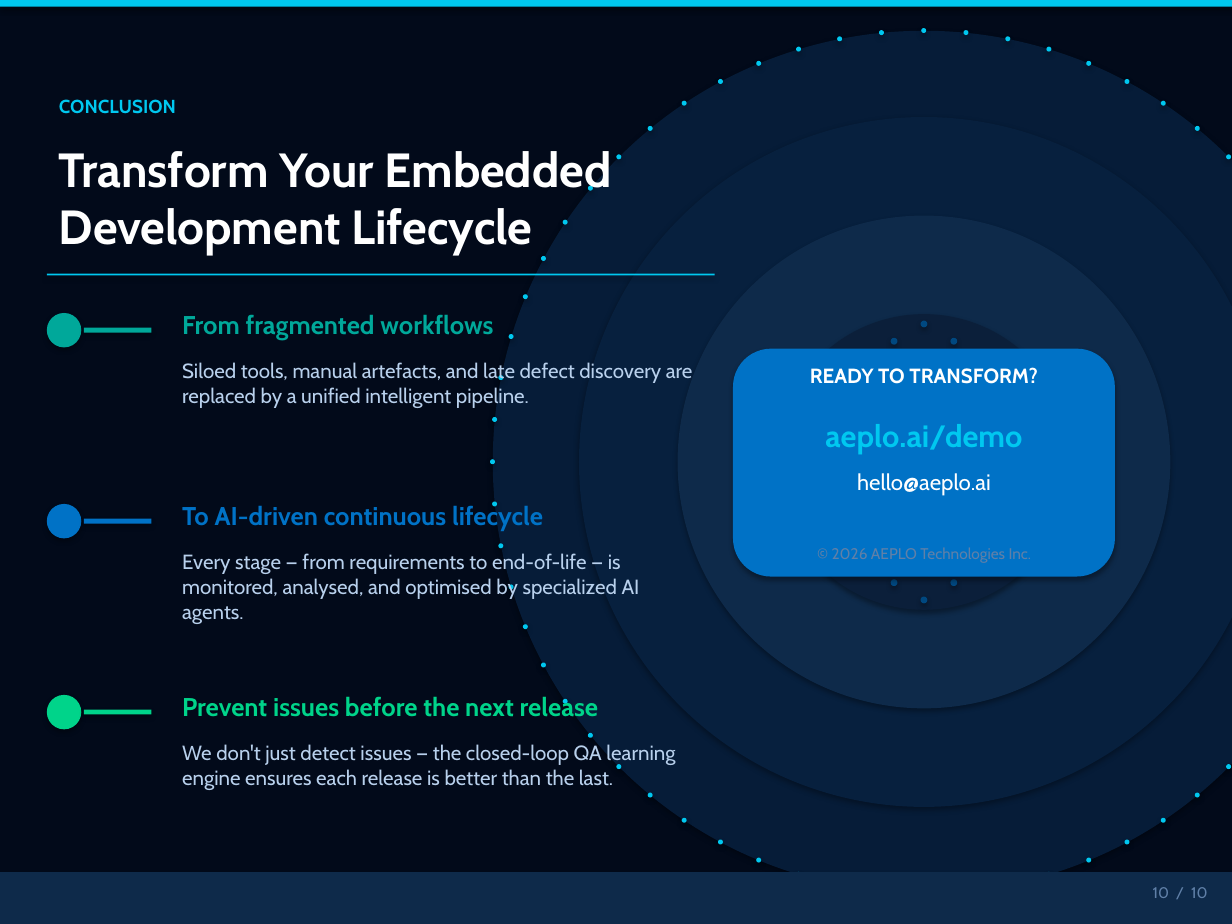
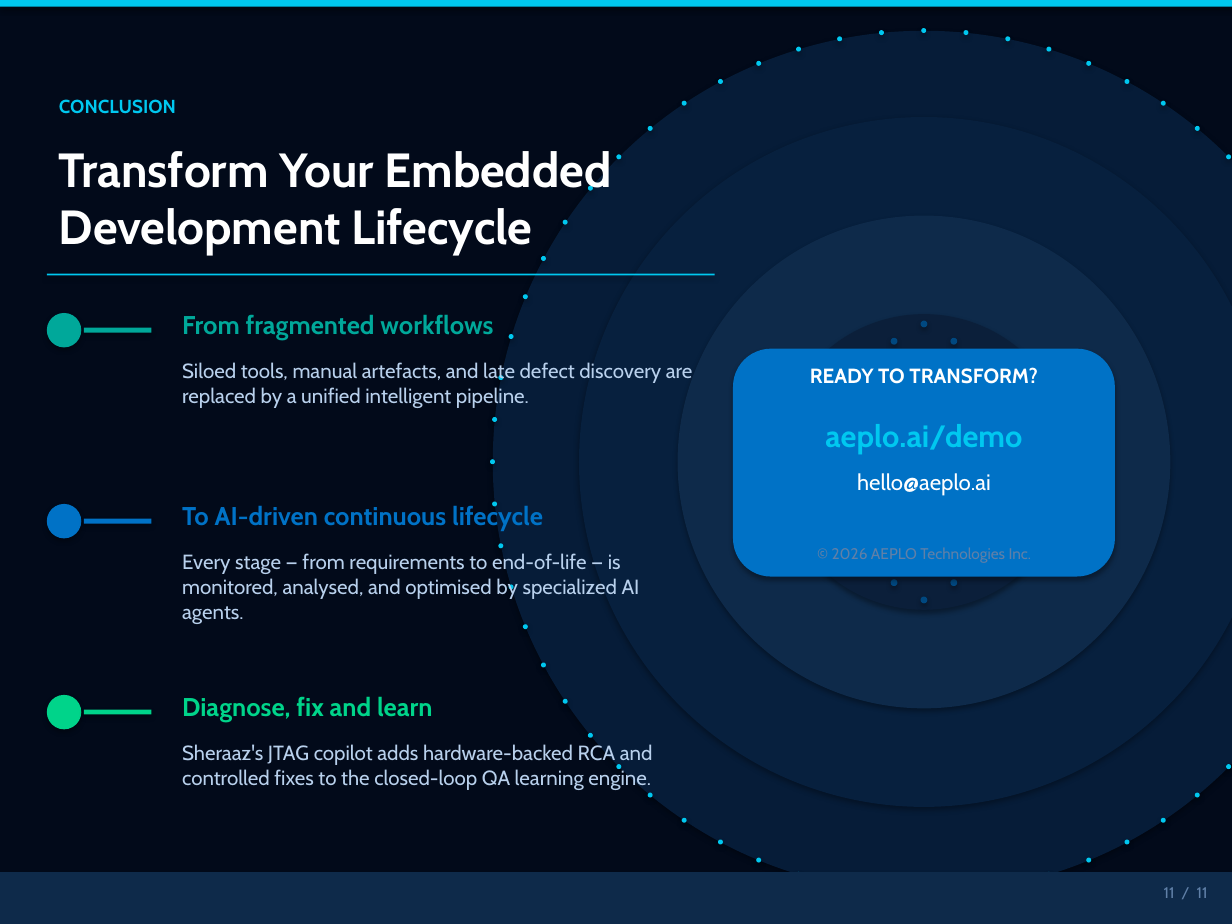
Before and after one commit to shyamnexus/HON_PPT, a slide deck: slide 11 of AI-Driven Embedded Product Lifecycle OrchestratorV3.pptx (slide 10 before the commit). Drawn at 1232x924 pixels with LibreOffice and Linux fonts; fonts in the diff are those of the drawing. Boxes give left, top, right and bottom in pixels: in the first picture for what was removed or moved away, otherwise in the second. Text is boxed around its words. In the diff, an @@ line names an element or a change of style, - is before the commit and + after.

```diff
--- a/AI-Driven Embedded Product Lifecycle OrchestratorV3.pptx
+++ b/AI-Driven Embedded Product Lifecycle OrchestratorV3.pptx
@@ text at [182,696,433,722]: text changed @@
-Prevent issues before the next release
+Diagnose, fix and learn
@@ text at [182,744,653,790]: text changed @@
-We don't just detect issues — the closed-loop QA learning engine ensures each release is better than the last.
+Sheraaz's JTAG copilot adds hardware-backed RCA and controlled fixes to the closed-loop QA learning engine.
@@ text at [1164,887,1208,898]: text changed @@
-10 / 10
+11 / 11
```
Also in this commit, not shown: 9 other slides changed, 1 slide added, 2 other files.
